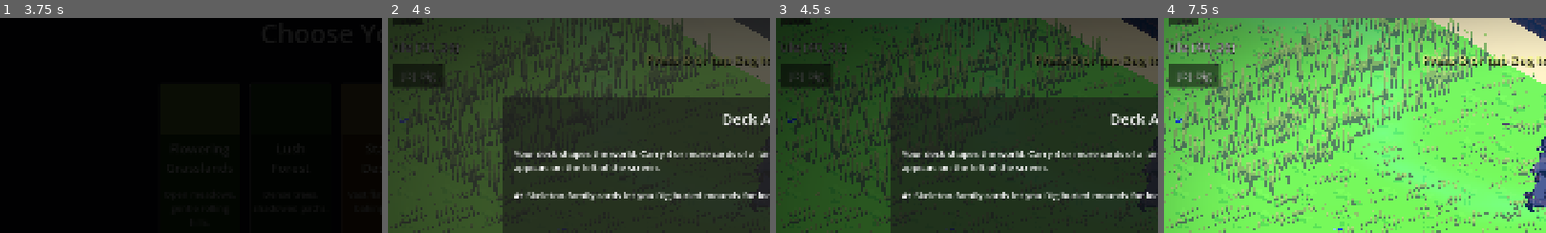
Above: before the commit, frames 1-4 (left to right).
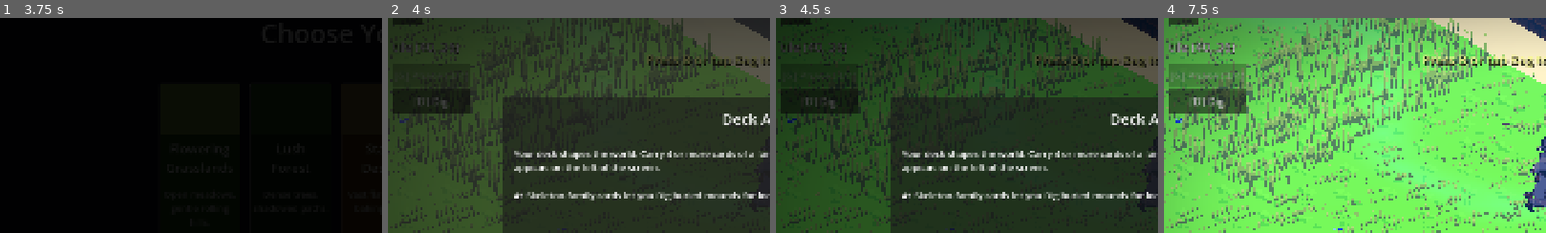
Above: after the commit, the same moments.

Repository: ChrisPauly97/pear-pudding-godot
Game: Godot game, scene res://scenes/ui/MenuScene.tscn
Same seed, same stepped clock (60 frames per second), same inputs: the game is played once before the commit and once after it. Sound files missing from this copy of the repository are replaced by a short silence.
Inputs (mouse positions are % of the whole screen's width and height, from its top left):
- Up to frame 1 (3.75 s): click "New Game" at 0.5 s; click "New Game" at 1.25 s; click "Head Start (debug): Lv 15, 50…" at 2 s; click "Head Start (debug): Lv 15, 50…" at 2.75 s; click "Venture Here" at 3.5 s
- Up to frame 2 (4 s): no input
- Up to frame 3 (4.5 s): click "II" at 4.25 s
- Up to frame 4 (7.5 s): click "[D] Dig" at 5 s; click (6, 20) at 5.75 s, where only the run after the commit has a clickable "[G] Phase (3/4)"; click (94, 11) at 6.5 s; click "Got it" at 7.25 s
The pictures show only the part of the screen within x 0-50%, y 6-56%; the shares and areas given below are measured in that part.

Frame 1 is identical in both runs. In frame 2, 1.7% of the frame differs, in the area x 1-22%, y 27-45%; in frame 3, 1.8%; in frame 4, 4.3%, in the area x 1-22%, y 21-45%.

Commit message:
TID-463, TID-465: Locked cantrip discoverability + backlog bookkeeping
[G] Phase / [D] Dig HUD buttons are now always visible (BID-050) instead of
hidden entirely when the deck doesn't qualify. A locked button dims and
shows a live family-card progress count ("[G] Phase (3/4)") via the new
CantripManager.count_family(); it stays clickable so a curious tap still
surfaces the existing "requires N+ family cards" message. Also archives two
already-resolved backlog items (BID-014 camera stutter, BID-050 above) that
were left in tasks/backlog/ instead of tasks/archive/backlog/, and updates
tasks/index.md accordingly.

Co-Authored-By: Claude Sonnet 5 <noreply@anthropic.com>
Claude-Session: https://claude.ai/code/session_012bhjSC3v5ZzD4H42TRDBbg

Diff:
--- a/game_logic/world/CantripManager.gd
+++ b/game_logic/world/CantripManager.gd
@@ -48,6 +48,11 @@
 		return false
 	return _count_family(template_ids, family) >= get_threshold(cantrip_id)
 
+## Public count for progress readouts (e.g. "3/4 Ghost cards") on a locked
+## cantrip button — BID-050 discoverability fix.
+static func count_family(cantrip_id: String, template_ids: Array[String]) -> int:
+	return _count_family(template_ids, _get_family(cantrip_id))
+
 ## Returns all cantrip IDs available given the current deck.
 static func available_cantrips(template_ids: Array[String]) -> Array[String]:
 	var result: Array[String] = []
--- a/scenes/world/WorldHUD.gd
+++ b/scenes/world/WorldHUD.gd
@@ -125,43 +125,66 @@
 	_mount_btn.hide()
 
 func _create_cantrip_buttons(vh: float, _font_size: int) -> void:
-	var cantrip_btn_w: float = vh * 0.12
+	var cantrip_btn_w: float = vh * 0.16
 	var cantrip_btn_h: float = vh * 0.055
 
-	var sm := SceneManager.save_manager
-	var deck_ids: Array[String] = sm.get_deck_template_ids() if sm != null else []
-
+	# BID-050: locked cantrips used to render no button at all, so a player
+	# who hadn't already engaged with the mechanic had no way to discover it
+	# exists. Both buttons are now always visible (Callable() = no
+	# visible_when toggle); _update_cantrip_button_state() dims them and adds
+	# a progress readout instead of hiding them.
 	_ghost_btn = register_action("cantrip_ghost_phase", "[G] Phase", ZONE_ABILITY,
 		func() -> void: _world_scene.call("_activate_ghost_phase"),
-		func() -> bool: return CantripManager.is_available("ghost_phase", _current_deck_ids()),
-		Vector2(cantrip_btn_w, cantrip_btn_h))
+		Callable(), Vector2(cantrip_btn_w, cantrip_btn_h))
 	_ghost_btn.add_theme_font_size_override("font_size", int(vh * 0.025 * _ts))
+	_ghost_btn.visible = true
 
 	_dig_btn = register_action("cantrip_skeleton_dig", "[D] Dig", ZONE_ABILITY,
 		func() -> void: _world_scene.call("_activate_skeleton_dig"),
-		func() -> bool: return CantripManager.is_available("skeleton_dig", _current_deck_ids()),
-		Vector2(cantrip_btn_w, cantrip_btn_h))
+		Callable(), Vector2(cantrip_btn_w, cantrip_btn_h))
 	_dig_btn.add_theme_font_size_override("font_size", int(vh * 0.025 * _ts))
-	# visible_when above is only re-evaluated on demand (refresh_action_cluster); set the
-	# initial state explicitly since deck_ids was already computed here.
-	_ghost_btn.visible = CantripManager.is_available("ghost_phase", deck_ids)
-	_dig_btn.visible = CantripManager.is_available("skeleton_dig", deck_ids)
-	_maybe_teach_cantrips()
+	_dig_btn.visible = true
+
+	refresh_action_cluster()
 
 func _current_deck_ids() -> Array[String]:
 	var sm := SceneManager.save_manager
 	return sm.get_deck_template_ids() if sm != null else []
 
+## BID-050: drives the dimmed/progress-labeled "locked" look vs. the full
+## active look. The button stays enabled either way — a tap on a locked
+## cantrip still routes to _activate_ghost_phase()/_activate_skeleton_dig(),
+## which already surface a "requires N+ family cards" HUD message, so a
+## curious tap on a locked button still teaches the mechanic.
+func _update_cantrip_button_state(btn: Button, cantrip_id: String, base_label: String) -> void:
+	if btn == null or not is_instance_valid(btn):
+		return
+	var deck_ids: Array[String] = _current_deck_ids()
+	var available: bool = CantripManager.is_available(cantrip_id, deck_ids)
+	if available:
+		btn.text = base_label
+		btn.modulate = Color(1.0, 1.0, 1.0, 1.0)
+		btn.tooltip_text = ""
+	else:
+		var count: int = CantripManager.count_family(cantrip_id, deck_ids)
+		var threshold: int = CantripManager.get_threshold(cantrip_id)
+		btn.text = "%s (%d/%d)" % [base_label, count, threshold]
+		btn.modulate = Color(1.0, 1.0, 1.0, 0.5)
+		btn.tooltip_text = "Locked — needs %d+ family cards in your deck" % threshold
+
 func refresh_action_cluster() -> void:
-	refresh_visibility("cantrip_ghost_phase")
-	refresh_visibility("cantrip_skeleton_dig")
+	_update_cantrip_button_state(_ghost_btn, "ghost_phase", "[G] Phase")
+	_update_cantrip_button_state(_dig_btn, "skeleton_dig", "[D] Dig")
 	_maybe_teach_cantrips()
 
 ## First-session cantrip teaser (GID-117). Once-per-save dedupe lives in
-## SceneManager._on_tutorial_popup_requested via the seen_tutorial_cantrips flag.
+## SceneManager._on_tutorial_popup_requested via the seen_tutorial_cantrips
+## flag, so it's safe to emit every time this runs (world entry, every
+## inventory_changed) — only the first emit ever shows a popup. Both cantrip
+## buttons are always visible now (BID-050 / TID-463), so there's no longer
+## a visibility gate to check here first.
 func _maybe_teach_cantrips() -> void:
-	if (_ghost_btn != null and _ghost_btn.visible) or (_dig_btn != null and _dig_btn.visible):
-		GameBus.tutorial_popup_requested.emit("cantrips")
+	GameBus.tutorial_popup_requested.emit("cantrips")
 
 # ── HUD Action Registry (GID-107) ───────────────────────────────────────────
 
--- a/tests/unit/test_cantrip_manager.gd
+++ b/tests/unit/test_cantrip_manager.gd
@@ -70,6 +70,28 @@
 
 
 # ---------------------------------------------------------------------------
+# count_family (TID-463 / BID-050 locked-cantrip progress readout)
+# ---------------------------------------------------------------------------
+
+func test_count_family_empty_deck() -> void:
+	var ids: Array[String] = []
+	assert_eq(CantripManager.count_family("ghost_phase", ids), 0)
+
+func test_count_family_below_threshold() -> void:
+	var ids: Array[String] = ["ghost", "ghost", "ghost", "skeleton"]
+	assert_eq(CantripManager.count_family("ghost_phase", ids), 3)
+
+func test_count_family_counts_mixed_family_members() -> void:
+	var ids: Array[String] = ["ghost", "dusk_wraith", "shrouded_wraith", "surge_spirit", "skeleton"]
+	assert_eq(CantripManager.count_family("ghost_phase", ids), 4)
+
+func test_count_family_ignores_other_families() -> void:
+	var ids: Array[String] = ["skeleton", "zombie", "ghoul", "blitz_ghoul"]
+	assert_eq(CantripManager.count_family("ghost_phase", ids), 0)
+	assert_eq(CantripManager.count_family("skeleton_dig", ids), 4)
+
+
+# ---------------------------------------------------------------------------
 # Thresholds and cooldowns
 # ---------------------------------------------------------------------------
 
Not shown, changed: docs/agent/card-cantrips.md
Not shown, added: tasks/archive/backlog/BID-014--camera-follow-stutter.md
Not shown, added: tasks/archive/backlog/BID-050--hidden-cantrip-undiscoverable.md
Not shown, removed: tasks/backlog/BID-014--camera-follow-stutter.md
Not shown, added: tasks/goals/GID-122--gameplay-fluidity/TID-463--locked-cantrip-discoverability.md
Not shown, added: tasks/goals/GID-122--gameplay-fluidity/TID-465--archive-bid014.md
Not shown, changed: tasks/index.md
